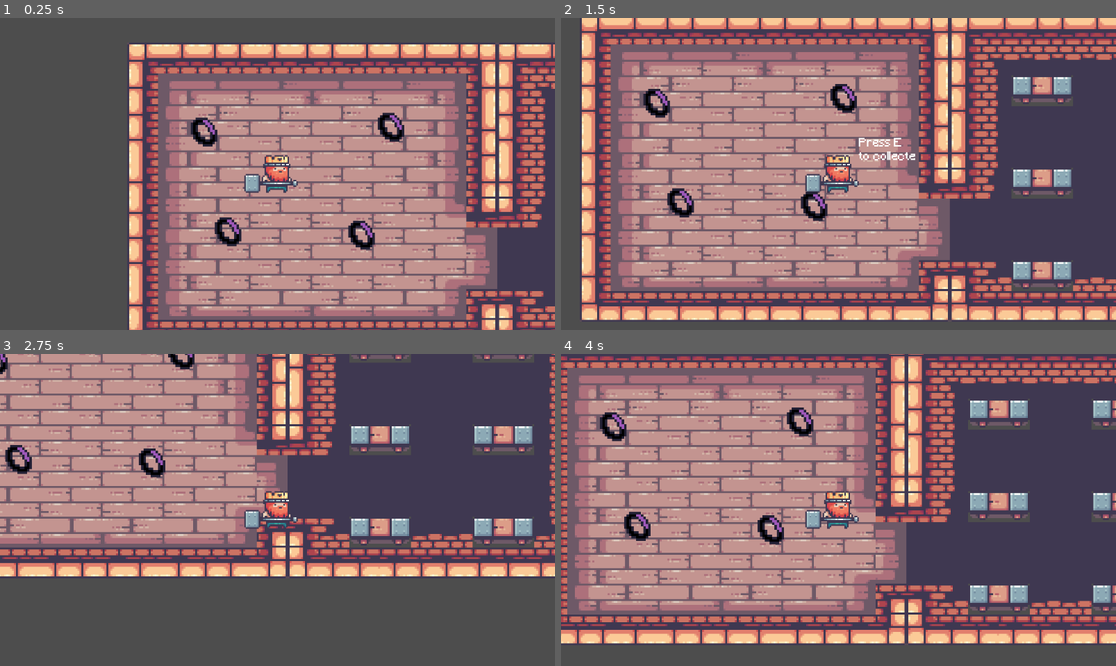
Above: before the commit, frames 1-4 (two rows, left to right).
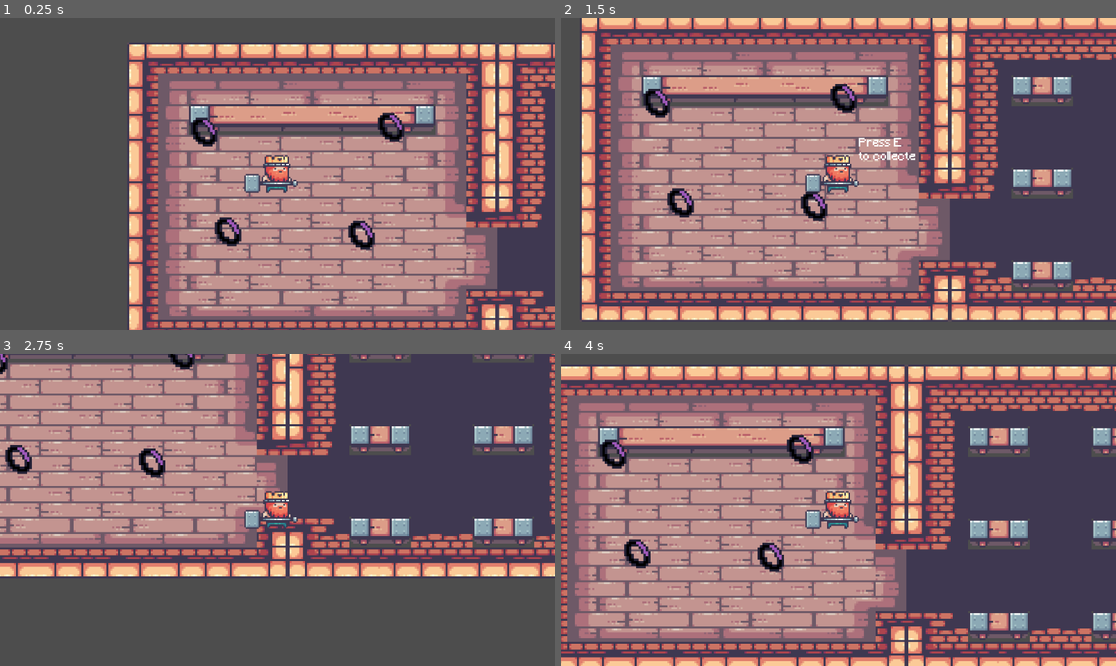
Above: after the commit, the same moments.

Repository: gogolum/GameJam2023
Game: Godot game, scene res://Scene/Main/main_level.tscn
Two runs of this game, one before a commit and one after it. Both use one fixed random seed, a clock stepped at 60 frames per second and the inputs below.
Inputs:
- Up to frame 1 (0.25 s): no input
- Up to frame 2 (1.5 s): tap Enter at 0.5 s; hold D (right) 0.53-1.28 s; tap E (interact) at 0.6, 1.35 s; hold S (down) from 1.28 s (still down)
- Up to frame 3 (2.75 s): release S (down) at 2.03 s; hold D (right) from 2.03 s (still down); tap E (interact) at 2.1 s
- Up to frame 4 (4 s): release D (right) at 2.78 s; hold W (up) 2.78-3.53 s; tap E (interact) at 2.85, 3.6 s; hold A (left) from 3.53 s (still down)

The runs differ from the first frame. In frame 1, 4.0% of the frame differs, in the area x 34-79%, y 27-38%; in frame 2, 4.0%; in frame 3, 1.0%; in frame 4, 55%, in the area x 0-100%, y 0-100%.

Commit message:
new changes

Diff:
--- /dev/null
+++ b/Scene/Main/CraftingBenchArea.gd
@@ -0,0 +1,23 @@
+extends Area2D
+
+var objects_on_table = []
+
+func _ready():
+	pass # Replace with function body.
+
+func _process(delta):
+	pass
+
+
+func check_objects():
+	var prim : Area2D
+	var sec : Area2D
+	var ter : Area2D
+	objects_on_table = get_overlapping_areas()
+	for elements in objects_on_table:
+		if elements.itemType == 1:
+			prim = elements
+		elif elements.itemType == 2:
+			sec = elements
+		else :
+			ter = elements
--- a/Scene/Main/main_level.tscn
+++ b/Scene/Main/main_level.tscn
@@ -1,9 +1,10 @@
-[gd_scene load_steps=8 format=3 uid="uid://db7tnw8hyendc"]
+[gd_scene load_steps=10 format=3 uid="uid://db7tnw8hyendc"]
 
 [ext_resource type="Texture2D" uid="uid://dgbbji4hl20mr" path="res://Art/Sprites/14-TileSets/Terrain (32x32).png" id="1_jsdwy"]
 [ext_resource type="PackedScene" uid="uid://tbiirjlkmisb" path="res://Scene/Player/player.tscn" id="2_oyxva"]
 [ext_resource type="Texture2D" uid="uid://jtcttfod6hjc" path="res://Art/Sprites/14-TileSets/Decorations (32x32).png" id="2_tt3ku"]
 [ext_resource type="PackedScene" uid="uid://bskbb0eymhkb6" path="res://Scene/PickUp/pick_up.tscn" id="4_u1rgs"]
+[ext_resource type="Script" path="res://Scene/Main/CraftingBenchArea.gd" id="5_vptbv"]
 
 [sub_resource type="TileSetAtlasSource" id="TileSetAtlasSource_23ygp"]
 texture = ExtResource("1_jsdwy")
@@ -1231,21 +1232,27 @@
 4:4/0 = 0
 4:4/0/physics_layer_0/linear_velocity = Vector2(0, 0)
 4:4/0/physics_layer_0/angular_velocity = 0.0
+4:4/0/physics_layer_0/polygon_0/points = PackedVector2Array(-8, -8, 8, -8, 8, 8, -8, 8)
 5:4/0 = 0
 5:4/0/physics_layer_0/linear_velocity = Vector2(0, 0)
 5:4/0/physics_layer_0/angular_velocity = 0.0
+5:4/0/physics_layer_0/polygon_0/points = PackedVector2Array(-8, -8, 8, -8, 8, 8, -8, 8)
 6:4/0 = 0
 6:4/0/physics_layer_0/linear_velocity = Vector2(0, 0)
 6:4/0/physics_layer_0/angular_velocity = 0.0
+6:4/0/physics_layer_0/polygon_0/points = PackedVector2Array(-8, -8, 8, -8, 8, 8, -8, 8)
 7:4/0 = 0
 7:4/0/physics_layer_0/linear_velocity = Vector2(0, 0)
 7:4/0/physics_layer_0/angular_velocity = 0.0
+7:4/0/physics_layer_0/polygon_0/points = PackedVector2Array(-8, -8, 8, -8, 8, 8, -8, 8)
 8:4/0 = 0
 8:4/0/physics_layer_0/linear_velocity = Vector2(0, 0)
 8:4/0/physics_layer_0/angular_velocity = 0.0
+8:4/0/physics_layer_0/polygon_0/points = PackedVector2Array(-8, -8, 8, -8, 8, 8, -8, 8)
 9:4/0 = 0
 9:4/0/physics_layer_0/linear_velocity = Vector2(0, 0)
 9:4/0/physics_layer_0/angular_velocity = 0.0
+9:4/0/physics_layer_0/polygon_0/points = PackedVector2Array(-8, -8, 8, -8, 8, 8, -8, 8)
 10:4/0 = 0
 10:4/0/physics_layer_0/linear_velocity = Vector2(0, 0)
 10:4/0/physics_layer_0/angular_velocity = 0.0
@@ -1379,6 +1386,9 @@
 sources/0 = SubResource("TileSetAtlasSource_23ygp")
 sources/1 = SubResource("TileSetAtlasSource_ir4ot")
 
+[sub_resource type="RectangleShape2D" id="RectangleShape2D_8nubi"]
+size = Vector2(503, 40)
+
 [node name="MainLevel" type="Node2D"]
 
 [node name="Background" type="Node2D" parent="."]
@@ -1387,7 +1397,7 @@
 scale = Vector2(4, 4)
 tile_set = SubResource("TileSet_a65bw")
 format = 2
-layer_0/tile_data = PackedInt32Array(0, 131072, 10, 1, 19660 …(942 unchanged characters)… 131072, 18, 524289, 131072, 19, 131074, 196608, 15, 196610, 196608, 16, 262146, 196608, 17, 327682, 196608, 18, 131075, 262144, 15, 196611, 262144, 16, 262147, 262144, 17, 327683, 262144, 18, 131076, 327680, 15, 196612, 327680, 16, 262148, 327680, 17, 327684, 327680, 18, 131077, 262144, 15, 196613, 262144, 16, 262149, 262144, 17, 327685, 262144, 18, 131078, 327680, 15, 196614, 327680, 16, 262150, 327680, 17, 327686, 327680, 18, 131079, 262144, 15, 196615, 262144, 16, 262151, 262144, 17, 327687, 262144, 18, 131080, 327680, 15, 196616, 327680, 16, 262152, 327680, 17, 327688, 327680, 18, 131081, 393216, 15, 196617, 393216, 16, 262153, 393216, 17 …(2587 unchanged characters)…
+layer_0/tile_data = PackedInt32Array(0, 131072, 10, 1, 19660 …(942 unchanged characters)… 131072, 18, 524289, 131072, 19, 131074, 262145, 4, 196610, 196608, 16, 262146, 196608, 17, 327682, 196608, 18, 131075, 458753, 4, 196611, 262144, 16, 262147, 262144, 17, 327683, 262144, 18, 131076, 458753, 4, 196612, 327680, 16, 262148, 327680, 17, 327684, 327680, 18, 131077, 524289, 268435460, 196613, 262144, 16, 262149, 262144, 17, 327685, 262144, 18, 131078, 524289, 4, 196614, 327680, 16, 262150, 327680, 17, 327686, 327680, 18, 131079, 458753, 4, 196615, 262144, 16, 262151, 262144, 17, 327687, 262144, 18, 131080, 524289, 4, 196616, 327680, 16, 262152, 327680, 17, 327688, 327680, 18, 131081, 589825, 4, 196617, 393216, 16, 262153, 393216, 17 …(2587 unchanged characters)…
 
 [node name="ItemList" type="Node2D" parent="."]
 
@@ -1410,3 +1420,19 @@
 
 [node name="PickUp4" parent="." instance=ExtResource("4_u1rgs")]
 position = Vector2(157, 181)
+
+[node name="CraftingBench" type="Node2D" parent="."]
+
+[node name="StaticBody2D" type="StaticBody2D" parent="CraftingBench"]
+
+[node name="CollisionShape2D2" type="CollisionShape2D" parent="CraftingBench/StaticBody2D"]
+position = Vector2(383, 149)
+shape = SubResource("RectangleShape2D_8nubi")
+
+[node name="CraftingBenchArea" type="Area2D" parent="CraftingBench"]
+position = Vector2(386, 148)
+script = ExtResource("5_vptbv")
+
+[node name="CollisionShape2D" type="CollisionShape2D" parent="CraftingBench/CraftingBenchArea"]
+position = Vector2(-0.5, 1)
+shape = SubResource("RectangleShape2D_8nubi")
--- a/Scene/PickUp/pick_up.gd
+++ b/Scene/PickUp/pick_up.gd
@@ -5,12 +5,19 @@
 var names_item = [[[]]]
 var itemLevel: int
 var itemQuality: int
+var itemType : int
 
 func _ready():
 	itemQuality = (randi()% 3) +1
 	spriteId = randi() % 8
 	itemLevel = spriteId % 3 + 1
 	name = names_mat[spriteId]
+	if spriteId < 3:
+		itemQuality = 1
+	elif spriteId > 2:
+		itemQuality = 2
+	else :
+		itemQuality = 3
 	#$AnimatedSprite2D.frame = spriteId
 	#$Name.text = name
 	#$quality.text = str(itemLevel) + "   " + str(itemQuality)
--- a/Scene/Player/player.gd
+++ b/Scene/Player/player.gd
@@ -9,7 +9,6 @@
 	$PickUpLabel.visible = false
 
 func _process(delta):
-	print(canCarry)
 	if $PickUpLabel.visible == true and Input.is_action_just_pressed("interact"):
 		canCarry = !canCarry
 
--- a/Scene/Player/player.tscn
+++ b/Scene/Player/player.tscn
@@ -196,7 +196,7 @@
 }
 
 [sub_resource type="RectangleShape2D" id="RectangleShape2D_fyluw"]
-size = Vector2(20, 26)
+size = Vector2(20, 7)
 
 [sub_resource type="CircleShape2D" id="CircleShape2D_pn4mb"]
 radius = 15.1327
@@ -221,6 +221,7 @@
 }
 
 [node name="CollisionShape2D" type="CollisionShape2D" parent="."]
+position = Vector2(0, 9.5)
 shape = SubResource("RectangleShape2D_fyluw")
 metadata/_edit_lock_ = true
 
Not shown: 1 places in Scene/PickUp/pick_up.tscn that only renumber resources
